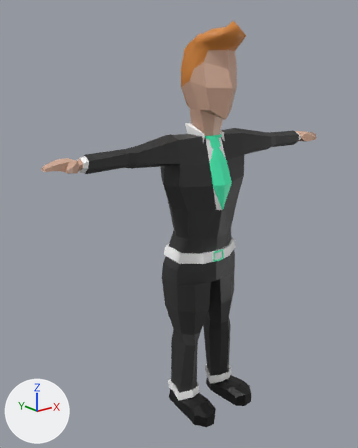
The FBX model Assets/Models/Sullivan.fbx: old version first, new version second.
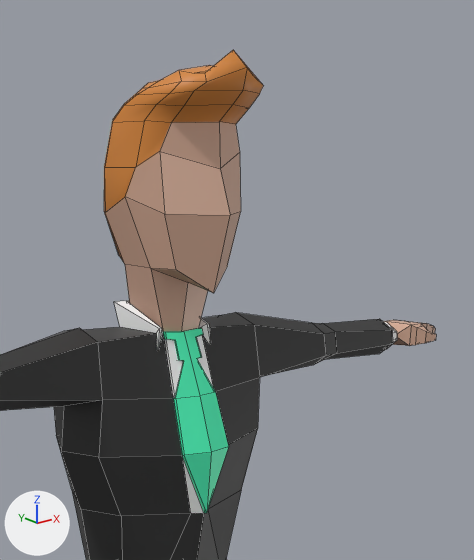
Old and new are each drawn whole from a 50 mm lens placed at (-12.55, -14.0, 13.84), pointed at (-0.89, 0.58, 8.01) and again close up on the part from 39% to 93% of the width and 0% to 51% of the height. Every picture has the same lights, and +X, +Y and +Z are marked at lower left. The close-ups show mesh edges as thin lines. Where no turn or scale is listed for an object, it has been applied to the vertices.
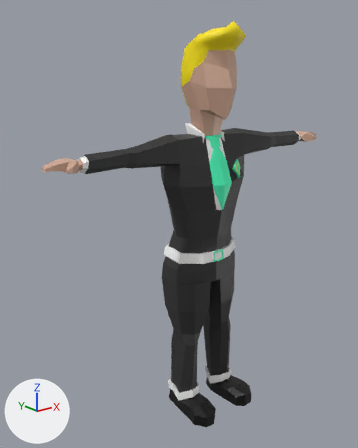
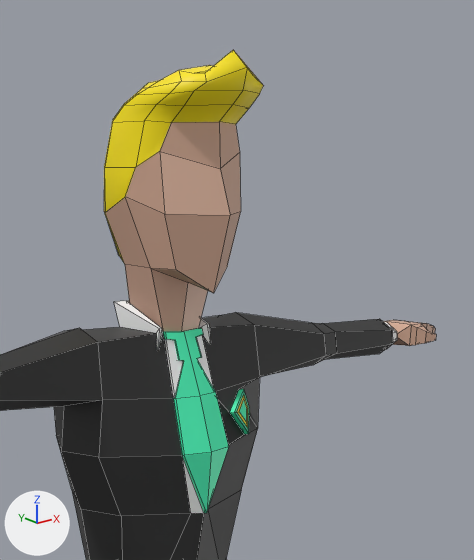
The change in detail:
Material 'MC32' (mat_mc32) is new.
Its base color is (1.0, 0.807, 0.0) (yellow #ffe800).
me_cube_002 is used by ob_cube_001; location (0.0, 0.0, 6.7).
me_cube_002 had 667 vertices, 638 faces and spanned x -6.6..6.6, y -1.7..1.2, z -6.6..8.7.
me_cube_002 now has 685 vertices, 657 faces and spans x -6.6..6.6, y -1.7..1.2, z -6.6..8.7.
Part 1, on me_cube_002:
1 face is deleted.
18 vertices are added at x 0.7..1.3, y -0.7..-0.4, z 3.1..3.8.
1 new face joins them, mat_mc6 (black #000000).
12 new faces join them, mat_mc30 (green #4cffc0).
3 new faces join them, mat_mc5 (black #2e2e2e).
4 new faces join them, mat_mc32 (yellow #ffe800).
me_cube_002 part 2: 68 faces spanning x -1.0..1.0, y -1.5..1.1, z 5.5..8.7 switch from mat_mc31 (orange #d68639) to mat_mc32 (yellow #ffe800).

Boxes (x1, y1, x2, y2) around the edits, measured in the close-ups (474 x 560 px):
part 1 of me_cube_002, built on: (215, 377, 260, 445) in both
part 2 of me_cube_002, recoloured: (104, 50, 263, 259) in both
